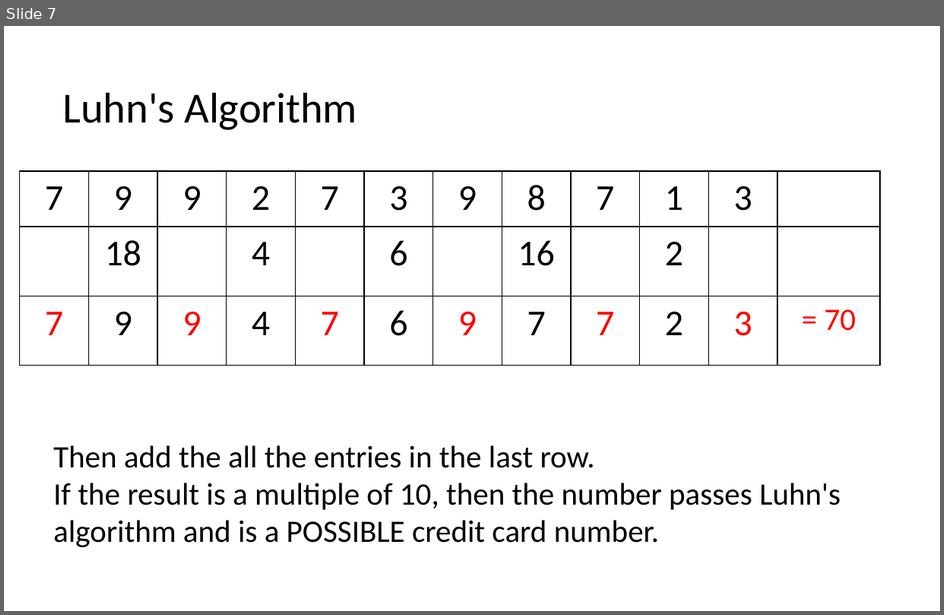
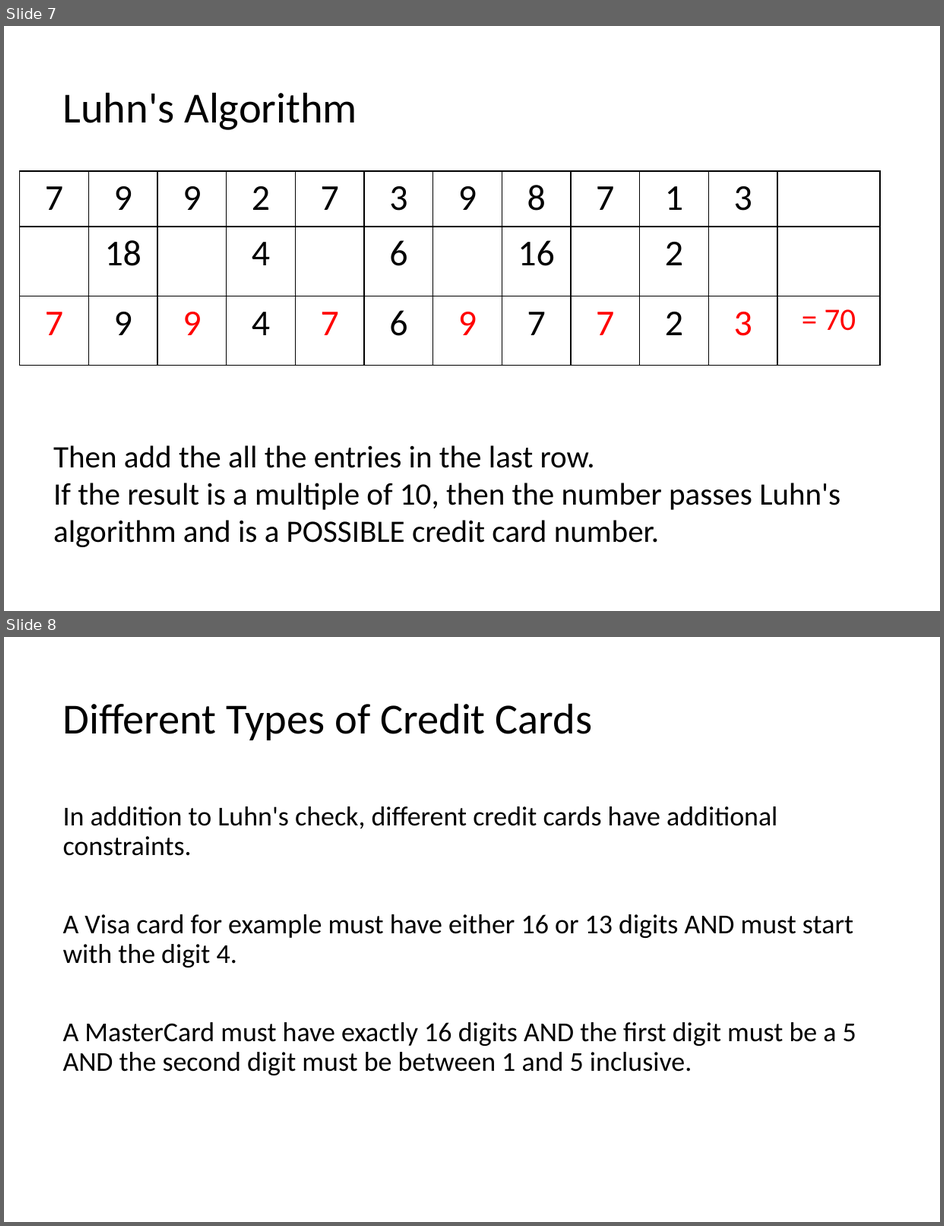
Before and after one commit to LongBaoNguyen/longbaonguyen.github.io, a slide deck: courses/apcsp/lect8a.pptx. Shown one above the other, each under a label of ours: slide 7 before the commit, slides 7 and 8 after it. The pictures are 944x615 and 944x1226 pixels, drawn with LibreOffice and Linux fonts; fonts in the diff are those of the drawing. Boxes give left, top, right and bottom in pixels: in the first picture for what was removed or moved away, otherwise in the second. Text is boxed around its words. In the diff, an @@ line names an element or a change of style, - is before the commit and + after.

```diff
--- a/courses/apcsp/lect8a.pptx
+++ b/courses/apcsp/lect8a.pptx
@@ slide 8 added at (4,637,940,1222), background #FFFFFF @@
@@ title added at (63,703,593,740), 33 pt, text #000000 @@
+Different Types of Credit Cards
@@ text added at (63,806,857,1076), 21 pt, text #000000 @@
+In addition to Luhn's check, different credit cards have additional constraints.
+A Visa card for example must have either 16 or 13 digits AND must start with the digit 4.
+A MasterCard must have exactly 16 digits AND the first digit must be a 5 AND the second digit must be between 1 and 5 inclusive.
```
Also in this commit, not shown: 1 slide changed, 3 other slides added, 6 other files.
